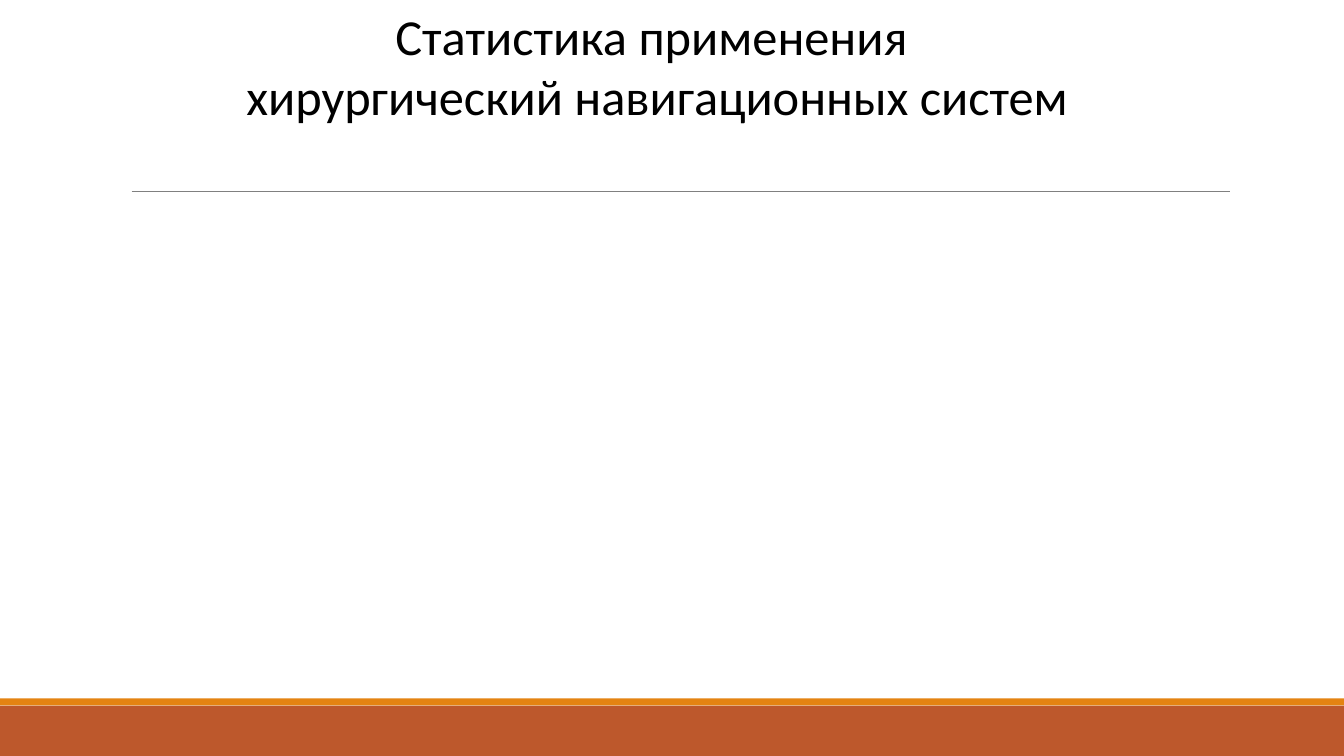
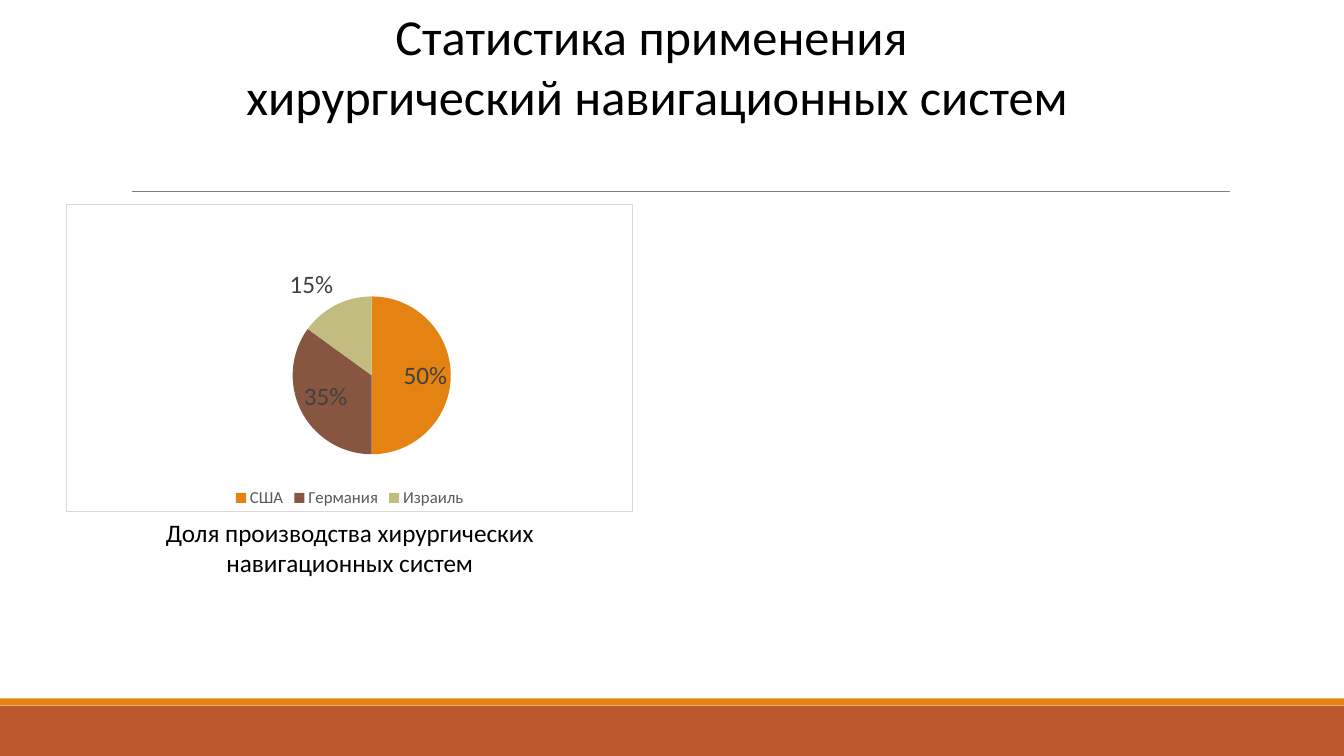
Before and after one commit to vladimirshilyaev/rk9students, a slide deck: slide 9 of doc/Ramzhaev/Presentation.pptx. Drawn at 1344x756 pixels with LibreOffice and Linux fonts; fonts in the diff are those of the drawing. Boxes give left, top, right and bottom in pixels: in the first picture for what was removed or moved away, otherwise in the second. Text is boxed around its words. In the diff, an @@ line names an element or a change of style, - is before the commit and + after.

```diff
--- a/doc/Ramzhaev/Presentation.pptx
+++ b/doc/Ramzhaev/Presentation.pptx
@@ pie chart added at <box>67,204,634,512</box> @@
+title "  "
+categories: США, Германия, Израиль
+  : 0.5, 0.35, 0.15
@@ text added at <box>166,525,534,576</box>, 18 pt, text #000000 @@
+Доля производства хирургических навигационных систем
```
Also in this commit, not shown: 4 other slides changed, 1 other file.
